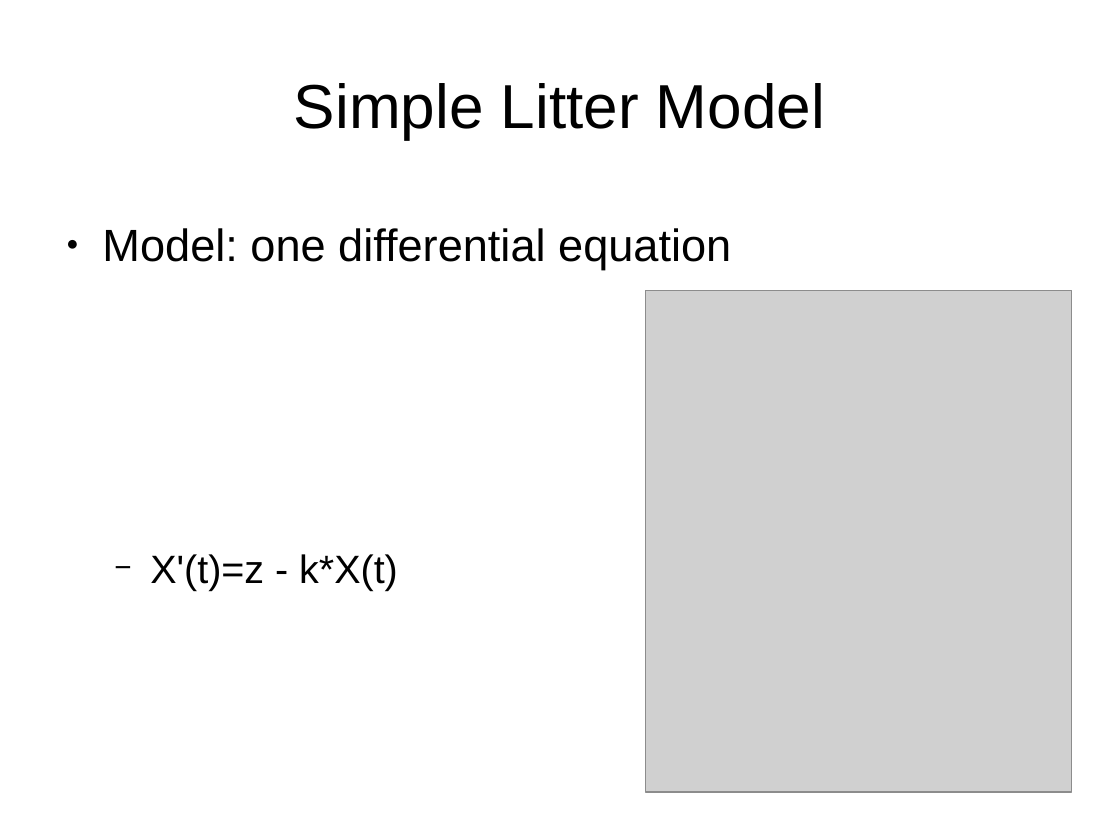
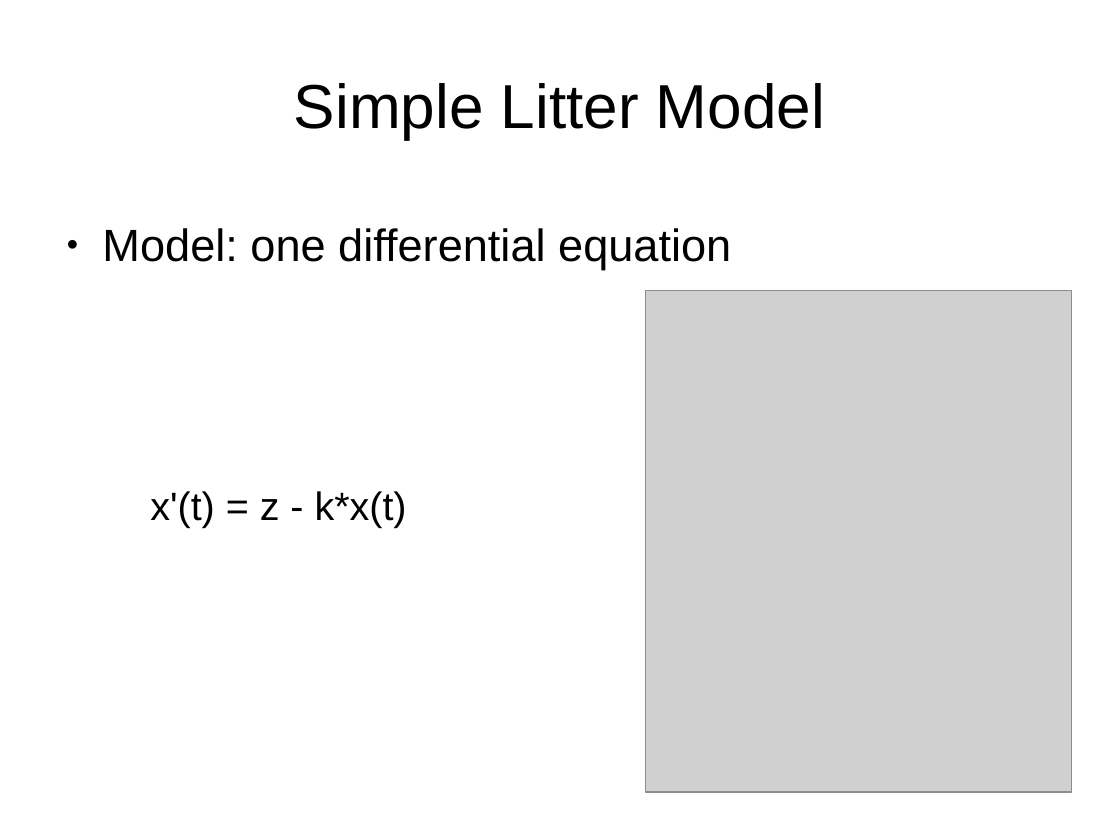
Before and after one commit to colefichter/math372_project_2, a slide deck: slide 7 of slides.odp. Drawn at 1120x840 pixels with LibreOffice and Linux fonts; fonts in the diff are those of the drawing; grey boxes stand for pictures. Boxes give left, top, right and bottom in pixels: in the first picture for what was removed or moved away, otherwise in the second. Text is boxed around its words. In the diff, an @@ line names an element or a change of style, - is before the commit and + after.

Commit message:
Finished my slides; Fixed serious error with graphical stability chart for simple model.

```diff
--- a/slides.odp
+++ b/slides.odp
@@ text at (x1=150, y1=491, x2=407, y2=527): text changed @@
-  − X'(t)=z - k*X(t)
+  x'(t) = z - k*x(t)
```
Also in this commit, not shown: 4 other slides changed, 2 slides added, 3 slides removed, 3 other files.
